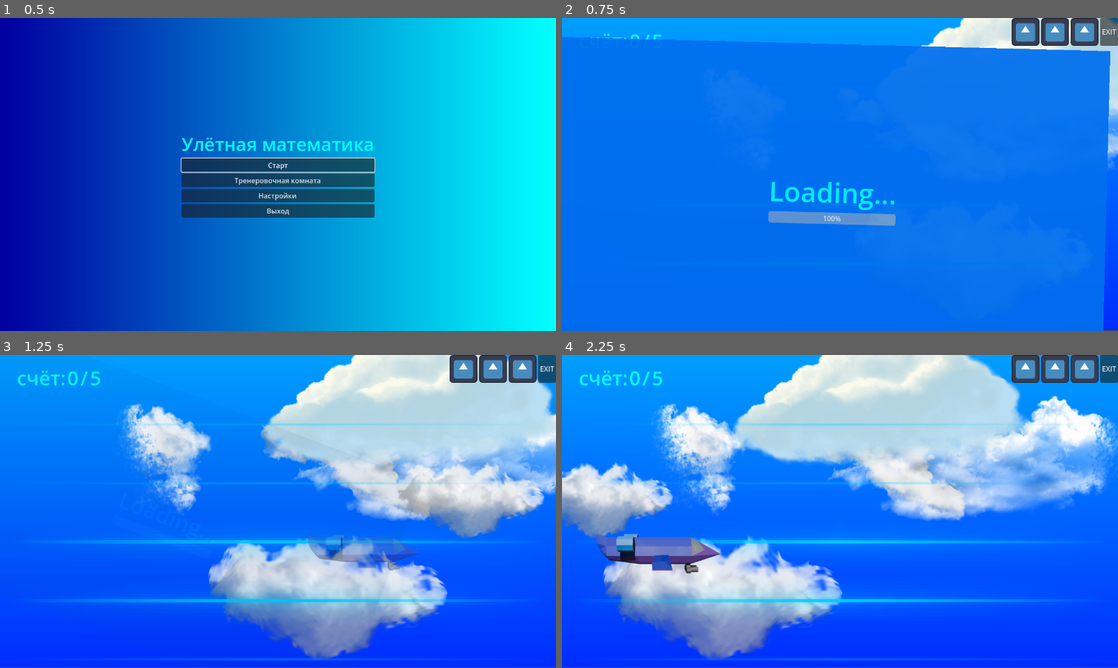
Above: before the commit, frames 1-4 (two rows, left to right).
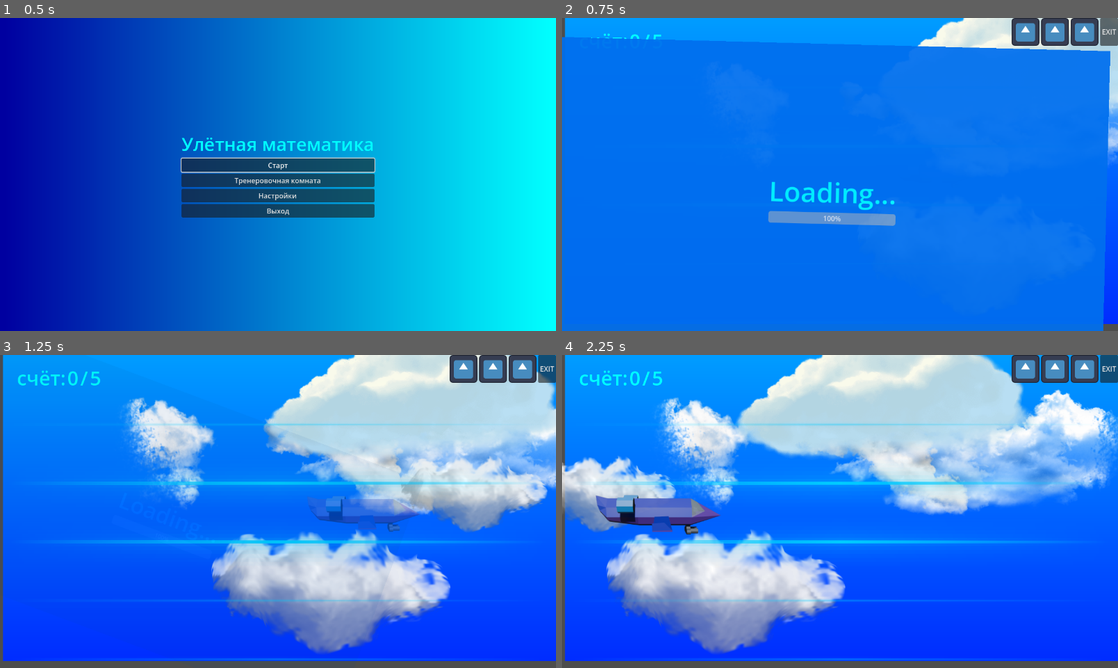
Above: after the commit, the same moments.

Repository: GGamezebo/quizmatik
Game: Godot game, scene res://main.tscn
Two runs of this game, one before a commit and one after it. Both use one fixed random seed, a clock stepped at 60 frames per second and the inputs below. The engine's default icon, where the game draws it, is replaced by a stand-in: a white triangle on a blue panel in a dark square.
Inputs:
- Up to frame 1 (0.5 s): no input
- Up to frame 2 (0.75 s): click "Старт" at 0.5 s
- Up to frame 3 (1.25 s): no input
- Up to frame 4 (2.25 s): tap Enter at 1.25 s; hold Right 1.28-2.03 s; tap Space (shoot) at 1.35 s; hold Down (ui_down) from 2.03 s (still down); tap Tab at 2.1 s

Frame 1 is identical in both runs. In frame 2, 0.6% of the frame differs, in the area x 0-100%, y 0-100%; in frame 3, 21%; in frame 4, 26%.

Commit message:
default plane position

Diff:
--- a/src/contexts/game_context/game_context.tscn
+++ b/src/contexts/game_context/game_context.tscn
@@ -48,7 +48,7 @@
 gameConfig = NodePath("../GameConfig")
 
 [node name="AirPlane" parent="Player" unique_id=216453935 instance=ExtResource("4_3f67i")]
-position = Vector2(200, 450)
+position = Vector2(200, 361)
 
 [node name="GameManager" type="Node" parent="." unique_id=1898191257 node_paths=PackedStringArray("states")]
 script = ExtResource("6_q40ib")
@@ -97,7 +97,7 @@
 main_events = ExtResource("8_xkl2s")
 
 [node name="Background" parent="HUD" unique_id=1217069396 instance=ExtResource("2_lu6cl")]
-position = Vector2(0, -2)
+position = Vector2(7, -16)
 
 [node name="Score" type="HBoxContainer" parent="HUD" unique_id=63369239 node_paths=PackedStringArray("player", "gameConfig", "score", "maxScore")]
 offset_right = 272.0
